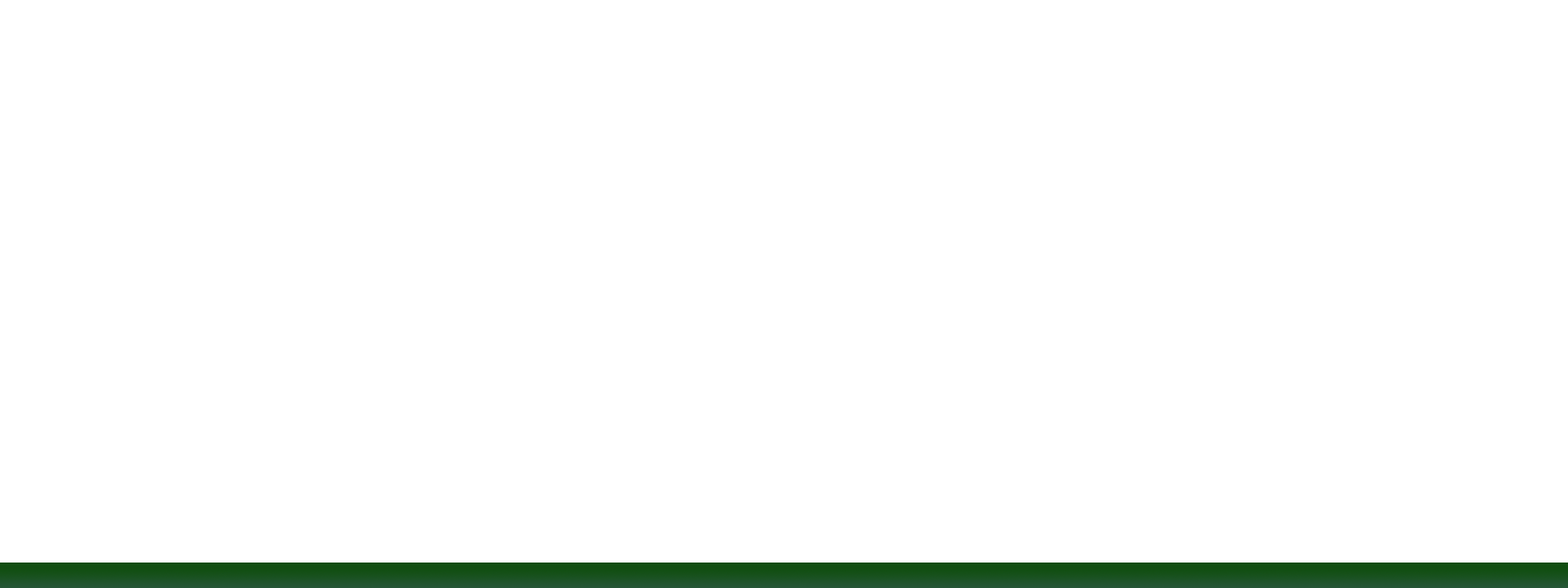
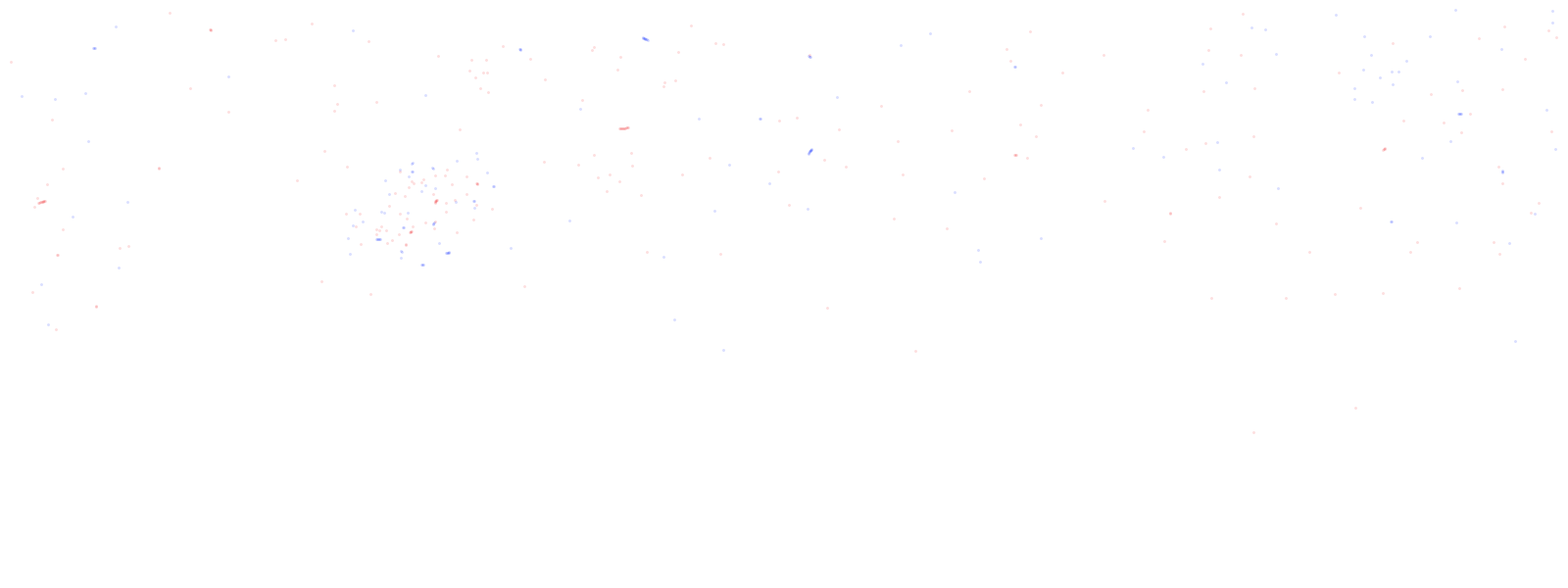
Layered file, before and after one edit (1568×588). Changes by layer:
renamed "Layer 1" to "ground", hid it over [0, 562, 1568, 588]
added layer "Layer 2" above "Layer 1" over [9, 8, 1562, 568]
